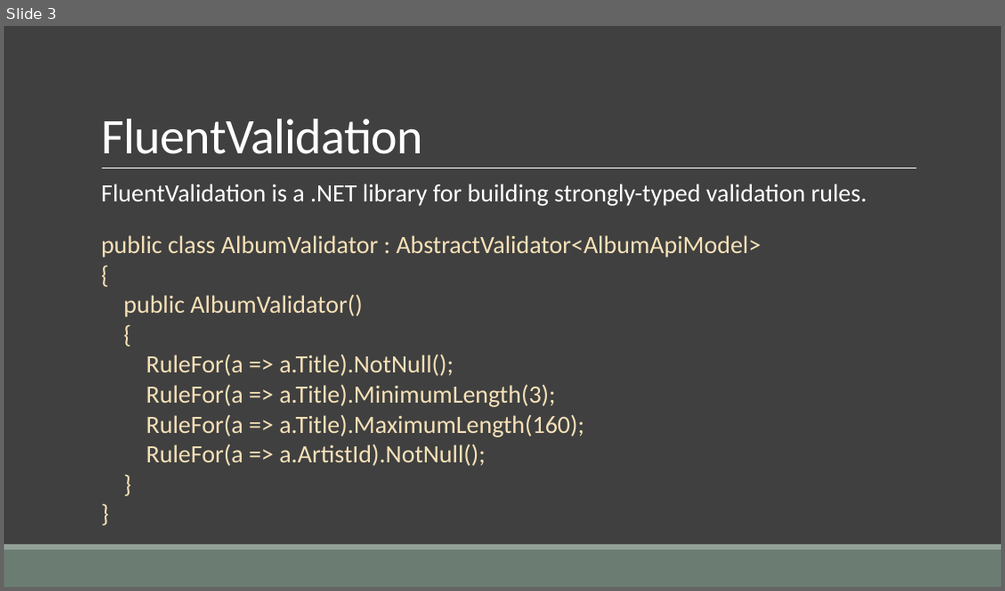
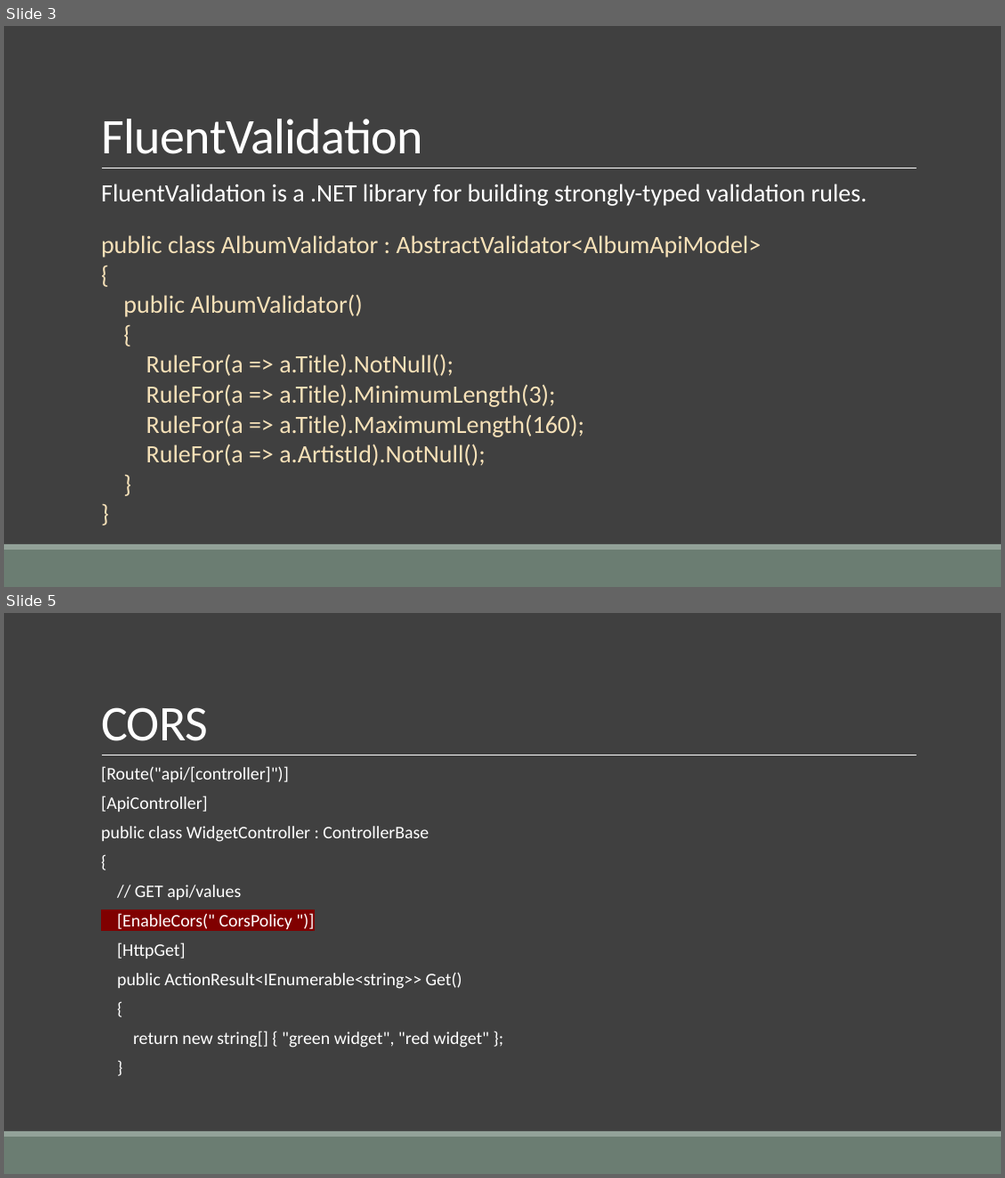
Before and after one commit to cwoodruff/aspnet-5-web-api-workshop, a slide deck: module-1/01-07 Developing the Web API Business Rules/01-07 Developing the Web API Business Rules.pptx. Shown one above the other, each under a label of ours: slide 3 before the commit, slides 3 and 5 after it; the slides between them are not shown. The pictures are 1005x591 and 1005x1178 pixels, drawn with LibreOffice and Linux fonts; fonts in the diff are those of the drawing. Boxes give left, top, right and bottom in pixels: in the first picture for what was removed or moved away, otherwise in the second. Text is boxed around its words. In the diff, an @@ line names an element or a change of style, - is before the commit and + after.

```diff
--- a/module-1/01-07 Developing the Web API Business Rules/01-07 Developing the Web API Business Rules.pptx
+++ b/module-1/01-07 Developing the Web API Business Rules/01-07 Developing the Web API Business Rules.pptx
@@ slide 5 added at (x1=4, y1=613, x2=1001, y2=1174), background #404040; not listed: 3 template elements that a slide beside it also shows @@
@@ title added at (x1=101, y1=707, x2=208, y2=741), 48 pt, text #FFFFFF @@
+CORS
@@ text added at (x1=101, y1=766, x2=489, y2=1047), 17 pt, text #FFFFFF @@
+  [Route("api/[controller]")]
+  [ApiController]
+  public class WidgetController : ControllerBase
+  {
+  // GET api/values
+  [EnableCors(" CorsPolicy ")]
+  [HttpGet]
+  public ActionResult<IEnumerable<string>> Get()
+  {
+  return new string[] { "green widget", "red widget" };
+  }
```
Also in this commit, not shown: 6 other slides added, 9 other files.
